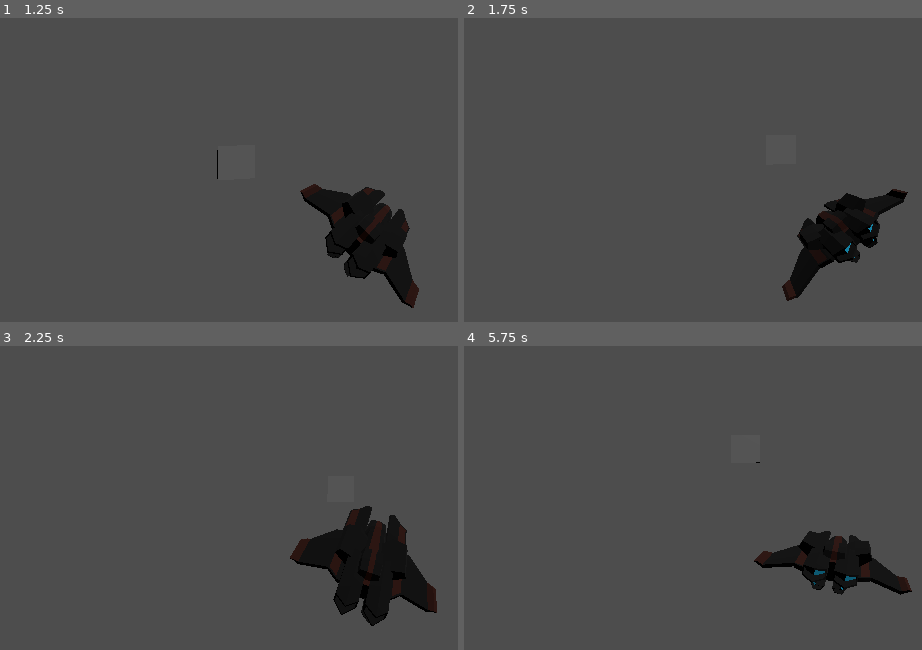
Above: before the commit, frames 1-4 (two rows, left to right).
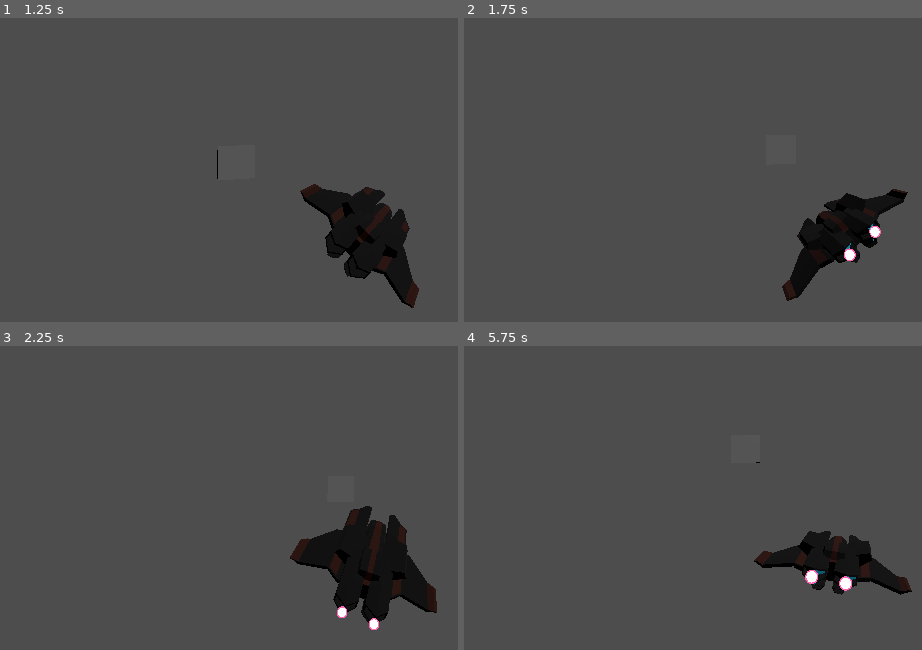
Above: after the commit, the same moments.

Repository: RyanRemer/ship_controller
Game: Godot game, scene res://main.tscn
The game is run twice, just before and just after one commit, with the same random seed, the same clock (stepped at 60 frames per second) and the same inputs.
Inputs (mouse positions are in pixels of both pictures, inside the frame that each line leads up to):
- Up to frame 1 (1.25 s): tap Enter at 0.5 s; move the mouse to (outside the picture) at 0.52 s; hold Right (ui_right) from 0.53 s (still down)
- Up to frame 2 (1.75 s): tap Space at 1.25 s; move the mouse to (674, 151) at 1.27 s; release Right (ui_right) at 1.28 s; hold Down (ui_down) from 1.28 s (still down)
- Up to frame 3 (2.25 s): tap Enter at 2 s; move the mouse to (453, 358) at 2.02 s; release Down (ui_down) at 2.03 s; hold Right (ui_right) from 2.03 s (still down)
- Up to frame 4 (5.75 s): tap Space at 2.75, 5 s; move the mouse to (793, 546) at 2.77 s; release Right (ui_right) at 2.78 s; hold Up (ui_up) 2.78-3.53 s; move the mouse to (outside the picture) at 3.52 s; hold Left (ui_left) 3.53-5.03 s; tap Enter at 4.25 s; move the mouse to (596, 388) at 4.27 s; move the mouse to (876, 455) at 5.02 s; hold Down (ui_down) from 5.03 s (still down)

Frame 1 is identical in both runs. In frame 2, 0.2% of the frame differs, in the area x 82-92%, y 68-80%; in frame 3, 0.1%; in frame 4, 0.2%, in the area x 74-85%, y 73-81%.

Commit message:
added colored flames

Diff:
--- /dev/null
+++ b/flames.gd
@@ -0,0 +1,17 @@
+class_name Flames extends Node3D
+
+@export_range(0.0, 1.0) var speed_ratio = 0.0;
+@export var flame_color = Color.from_string("00fff7", Color.WHITE):
+	set(color):
+		flame_color = color;
+		flame_mesh.material_override.albedo_color = flame_color;
+
+@onready var flame_mesh = $FlameMesh;
+
+var _scale;
+
+func _ready():
+	_scale = scale;
+
+func _process(delta):
+	scale = _scale * speed_ratio;
--- a/flames.tscn
+++ b/flames.tscn
@@ -1,14 +1,24 @@
-[gd_scene load_steps=4 format=3 uid="uid://bdv66hah1ppsj"]
+[gd_scene load_steps=5 format=3 uid="uid://bdv66hah1ppsj"]
 
-[sub_resource type="StandardMaterial3D" id="StandardMaterial3D_i1wt1"]
+[ext_resource type="Script" path="res://flames.gd" id="1_bs4cb"]
+
+[sub_resource type="StandardMaterial3D" id="StandardMaterial3D_83m3q"]
+shading_mode = 0
+grow = true
+grow_amount = -0.1
 
 [sub_resource type="StandardMaterial3D" id="StandardMaterial3D_fc2wn"]
-next_pass = SubResource("StandardMaterial3D_i1wt1")
+next_pass = SubResource("StandardMaterial3D_83m3q")
+cull_mode = 1
+shading_mode = 0
+albedo_color = Color(0, 1, 0.968627, 1)
+grow_amount = -0.1
 
 [sub_resource type="SphereMesh" id="SphereMesh_tulpy"]
 
 [node name="Flames" type="Node3D"]
+script = ExtResource("1_bs4cb")
 
-[node name="MeshInstance3D" type="MeshInstance3D" parent="."]
+[node name="FlameMesh" type="MeshInstance3D" parent="."]
 material_override = SubResource("StandardMaterial3D_fc2wn")
 mesh = SubResource("SphereMesh_tulpy")
--- a/main.tscn
+++ b/main.tscn
@@ -1,7 +1,8 @@
-[gd_scene load_steps=5 format=3 uid="uid://60fcav7t7c4v"]
+[gd_scene load_steps=6 format=3 uid="uid://60fcav7t7c4v"]
 
 [ext_resource type="Script" path="res://player_v5.gd" id="1_4f1qs"]
 [ext_resource type="ArrayMesh" uid="uid://bpici6hogdnhh" path="res://assets/ship3.obj" id="2_o4281"]
+[ext_resource type="PackedScene" uid="uid://bdv66hah1ppsj" path="res://flames.tscn" id="3_wcbkw"]
 
 [sub_resource type="SphereShape3D" id="SphereShape3D_v33p8"]
 radius = 1.5
@@ -18,6 +19,12 @@
 mesh = ExtResource("2_o4281")
 skeleton = NodePath("../..")
 
+[node name="FlamesRight" parent="Player/ShipBody" instance=ExtResource("3_wcbkw")]
+transform = Transform3D(1.17647, 0, 0, 0, 1.17647, 0, 0, 0, 1.17647, -1.5294, 0.828587, -9.40028)
+
+[node name="FlamesLeft" parent="Player/ShipBody" instance=ExtResource("3_wcbkw")]
+transform = Transform3D(1.17647, 0, 0, 0, 1.17647, 0, 0, 0, 1.17647, 1.529, 0.829, -9.4)
+
 [node name="CollisionShape3D" type="CollisionShape3D" parent="Player"]
 shape = SubResource("SphereShape3D_v33p8")
 
--- a/player_v5.gd
+++ b/player_v5.gd
@@ -5,6 +5,8 @@
 @export var rotation_speed = PI;
 
 @onready var ship_body : Node3D = $ShipBody;
+@onready var flames_left : Flames = $ShipBody/FlamesLeft;
+@onready var flames_right : Flames = $ShipBody/FlamesRight;
 const BACKWARD_RATIO = 0.5;
 
 var speed = 0;
@@ -31,6 +33,18 @@
 
 	_move_forward(delta);
 
+	# Flames
+	if speed >= 0:
+		flames_left.flame_color = Color.DEEP_SKY_BLUE;
+		flames_right.flame_color = Color.DEEP_SKY_BLUE;
+		flames_left.speed_ratio = speed / max_speed;
+		flames_right.speed_ratio = speed / max_speed;
+	else:
+		flames_left.flame_color = Color.HOT_PINK;
+		flames_right.flame_color = Color.HOT_PINK;
+		flames_left.speed_ratio = speed / (-max_speed * BACKWARD_RATIO);
+		flames_right.speed_ratio = speed / (-max_speed * BACKWARD_RATIO);
+
 func _move_forward(delta):
 	var forward = ship_body.global_transform.basis.z.normalized();
 	if Input.is_action_pressed("ui_up"):
